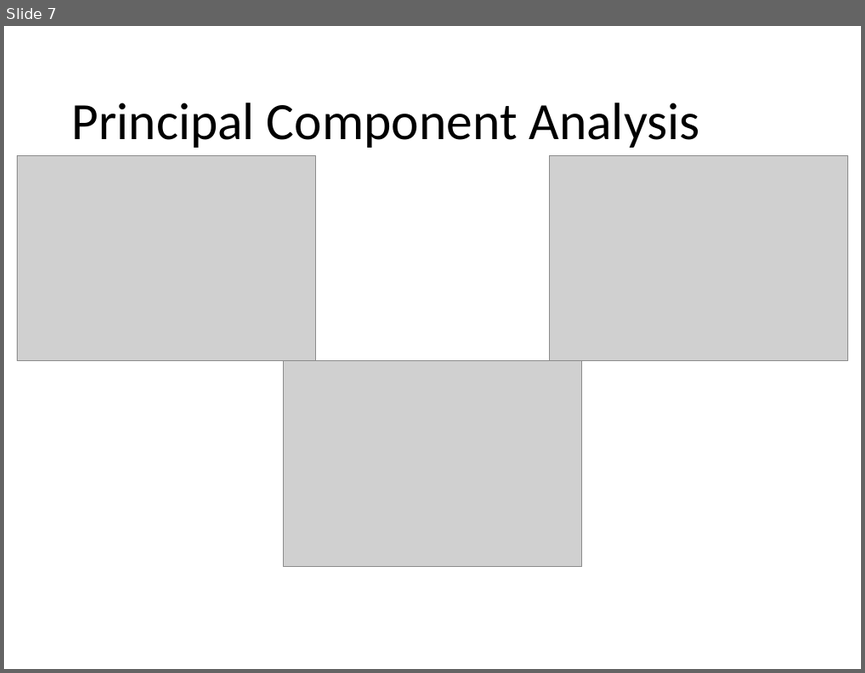
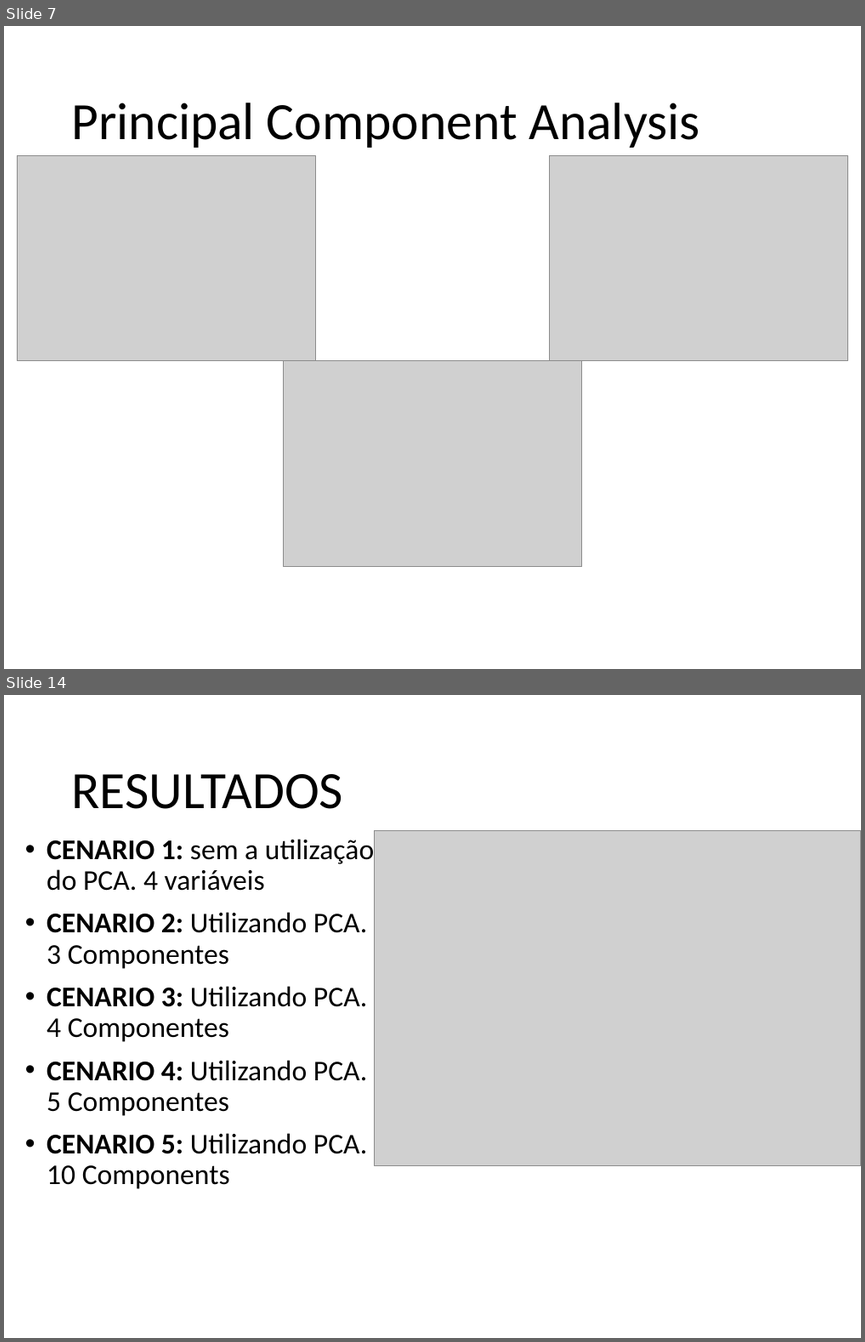
Before and after one commit to msc-johntheo/geral, a slide deck: disciplinas/fuzzy/john-trabalho-final.pptx. Shown one above the other, each under a label of ours: slide 7 before the commit, slides 7 and 14 after it; the slides between them are not shown. The pictures are 865x673 and 865x1342 pixels, drawn with LibreOffice and Linux fonts; fonts in the diff are those of the drawing; grey boxes stand for pictures; background and template pictures are left out. Boxes give left, top, right and bottom in pixels: in the first picture for what was removed or moved away, otherwise in the second. Text is boxed around its words. In the diff, an @@ line names an element or a change of style, - is before the commit and + after.

```diff
--- a/disciplinas/fuzzy/john-trabalho-final.pptx
+++ b/disciplinas/fuzzy/john-trabalho-final.pptx
@@ slide 14 added at [4,695,861,1338], background picture (left out) @@
@@ title added at [71,774,343,809], 44 pt, text #000000 @@
+RESULTADOS
@@ text added at [46,839,374,1189], 24 pt, text #000000 @@
+• CENARIO 1: sem a utilização do PCA. 4 variáveis
+• CENARIO 2: Utilizando PCA. 3 Componentes
+• CENARIO 3: Utilizando PCA. 4 Componentes
+• CENARIO 4: Utilizando PCA. 5 Componentes
+• CENARIO 5: Utilizando PCA. 10 Components
@@ picture added at [374,830,861,1165] @@
```
Also in this commit, not shown: 8 other slides added, 5 other files.
